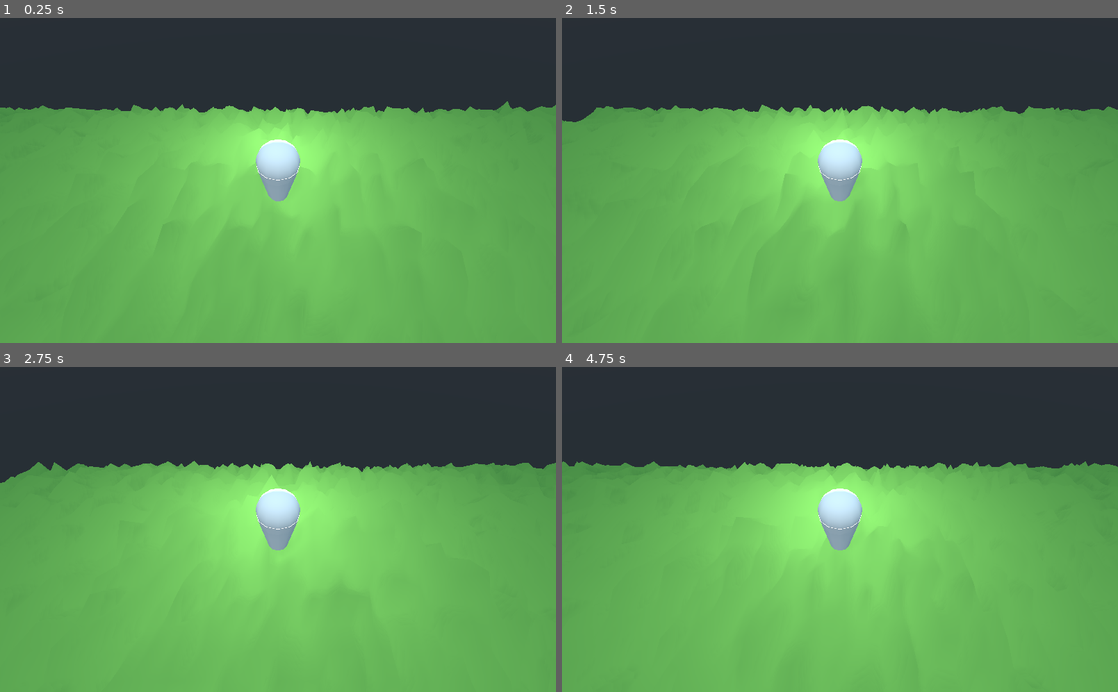
Above: before the commit, frames 1-4 (two rows, left to right).
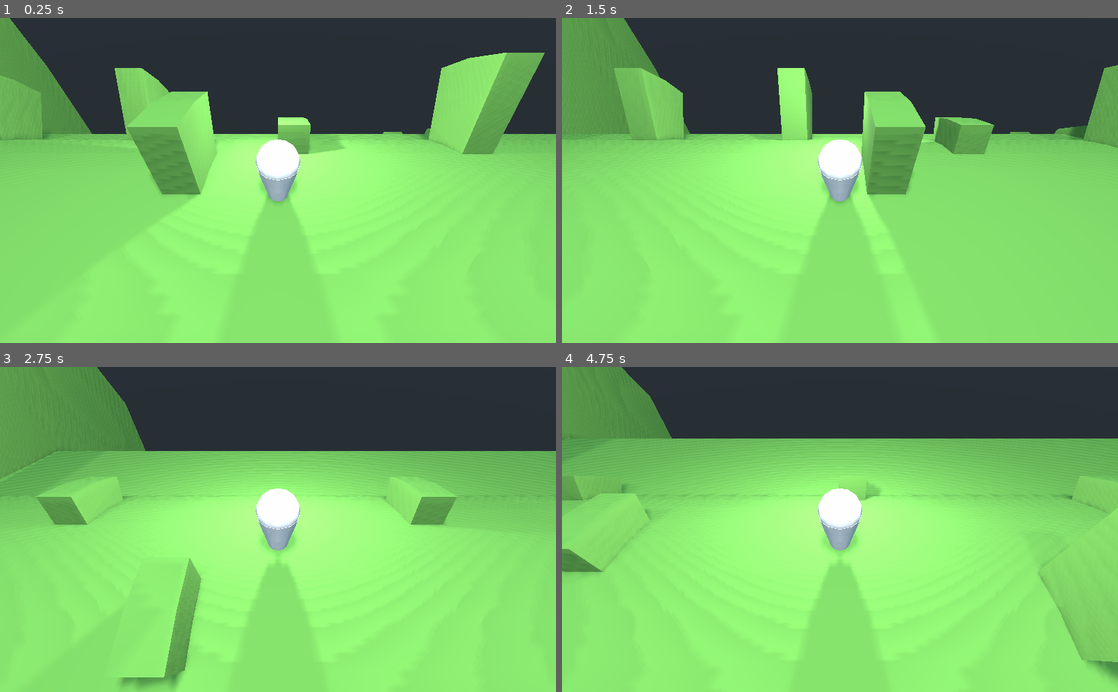
Above: after the commit, the same moments.

Repository: lynnpepin/rollinglogshader
Game: Godot game, scene res://world.tscn
Same seed, same stepped clock (60 frames per second), same inputs: the game is played once before the commit and once after it.
Inputs:
- Up to frame 1 (0.25 s): no input
- Up to frame 2 (1.5 s): tap Enter at 0.5 s; hold Right (ui_right) 0.53-1.28 s; hold A (A) 0.53-1.28 s; tap D (D) at 0.8, 1.35 s; hold Down (ui_down) from 1.28 s (still down)
- Up to frame 3 (2.75 s): tap S (S) at 1.55 s; tap Space (space) at 2 s; release Down (ui_down) at 2.03 s; hold Right (ui_right) from 2.03 s (still down); hold S (S) from 2.03 s (still down); tap A (A) at 2.3 s
- Up to frame 4 (4.75 s): release Right (ui_right) at 2.78 s; release S (S) at 2.78 s; hold Up (ui_up) 2.78-3.53 s; tap A (A) at 2.85, 4.55 s; tap D (D) at 3.05 s; tap Enter at 3.5 s; hold D (D) 3.53-4.28 s; hold Left (ui_left) from 3.53 s (still down); tap S (S) at 3.8, 4.35 s

The runs differ from the first frame. In frame 1, 74% of the frame differs, in the area x 0-100%, y 0-100%; in frame 2, 72%; in frame 3, 73%; in frame 4, 78%.

Commit message:
Added a new 'world' to move around in.

Diff:
--- a/rolling_log.shader
+++ b/rolling_log.shader
@@ -5,7 +5,7 @@
  */
 shader_type spatial;
 //render_mode blend_mix,depth_draw_opaque,cull_back,diffuse_burley,specular_schlick_ggx;
-uniform float RADIUS = 4.0;
+uniform float RADIUS = 2.0;
 uniform float PI = 3.14159265358979323846264;
 
 
@@ -43,13 +43,12 @@
 void vertex() {
 	// Add some noise
 	COLOR.rgb += 0.0;
-	VERTEX.y += 1.0*fbm(VERTEX.xz) - 0.5;
-
+	//VERTEX.y += 1.0*fbm(VERTEX.xz) - 0.5;
 
 	// Now let's do displacements to "roll log"
 	float dist_z = VERTEX.z - player_pos.z;
 	float dist_y = VERTEX.y; // - player_pos.y;
-	float Dz = PI*RADIUS;
+	float Dz = PI*RADIUS/2.0;
 	int side;
 
 	// Calculate which "side" we're on
@@ -65,12 +64,12 @@
 
 	// Sides still do not work as expected!
 	if (side == 1) {
-		VERTEX.y = -(dist_z - Dz) - 2.0*RADIUS;
-		VERTEX.z = dist_y + Dz;
+		VERTEX.y = -(dist_z - Dz) - RADIUS;
+		VERTEX.z = dist_y + 2.0*Dz;
 	}
 	if (side == -1) {
-		VERTEX.y = (dist_z + Dz) - 2.0*RADIUS;
-		VERTEX.z = - (dist_y + Dz)
+		VERTEX.y = (dist_z + Dz) - RADIUS;
+		VERTEX.z = - (dist_y + 2.0*Dz)
 	}
 	if (side == 0) {
 		VERTEX.y += (dist_y + RADIUS)*cos(dist_z/RADIUS) - RADIUS;
--- a/world.tscn
+++ b/world.tscn
@@ -2,8 +2,9 @@
 
 [ext_resource path="res://Player.gd" type="Script" id=1]
 [ext_resource path="res://Camera.gd" type="Script" id=2]
-[ext_resource path="res://rolling_log.shader" type="Shader" id=3]
-[ext_resource path="res://Ground.gd" type="Script" id=4]
+[ext_resource path="res://world_mesh.obj" type="ArrayMesh" id=3]
+[ext_resource path="res://rolling_log.shader" type="Shader" id=4]
+[ext_resource path="res://Ground.gd" type="Script" id=5]
 
 [sub_resource type="CylinderMesh" id=1]
 top_radius = 0.5
@@ -18,14 +19,9 @@
 radial_segments = 12
 rings = 12
 
-[sub_resource type="PlaneMesh" id=3]
-size = Vector2( 32, 32 )
-subdivide_width = 128
-subdivide_depth = 128
-
-[sub_resource type="ShaderMaterial" id=4]
-shader = ExtResource( 3 )
-shader_param/RADIUS = 4.0
+[sub_resource type="ShaderMaterial" id=3]
+shader = ExtResource( 4 )
+shader_param/RADIUS = 2.0
 shader_param/PI = 3.14159
 shader_param/player_pos = Vector3( 0, 0, 0 )
 shader_param/original_vertex = null
@@ -58,10 +54,17 @@
 [node name="OmniLight" type="OmniLight" parent="Player"]
 transform = Transform( 1, 0, 0, 0, 1, 0, 0, 0, 1, 0, 1, -2 )
 light_energy = 3.0
+shadow_enabled = true
 omni_range = 12.9614
+
+[node name="OmniLight2" type="OmniLight" parent="Player"]
+transform = Transform( 1, 0, 0, 0, 1, 0, 0, 0, 1, 0, 11.1839, 4.05476 )
+light_energy = 2.0
+shadow_enabled = true
+omni_range = 75.9771
 
 [node name="Ground" type="MeshInstance" parent="."]
 cast_shadow = 2
-mesh = SubResource( 3 )
-material/0 = SubResource( 4 )
-script = ExtResource( 4 )
+mesh = ExtResource( 3 )
+material/0 = SubResource( 3 )
+script = ExtResource( 5 )
Not shown, added: world_mesh.mtl
Not shown, added: world_mesh.obj
Not shown, added: world_mesh.obj.import
Not shown, added: world_mesh.blend
Not shown, added: world_mesh.blend1
